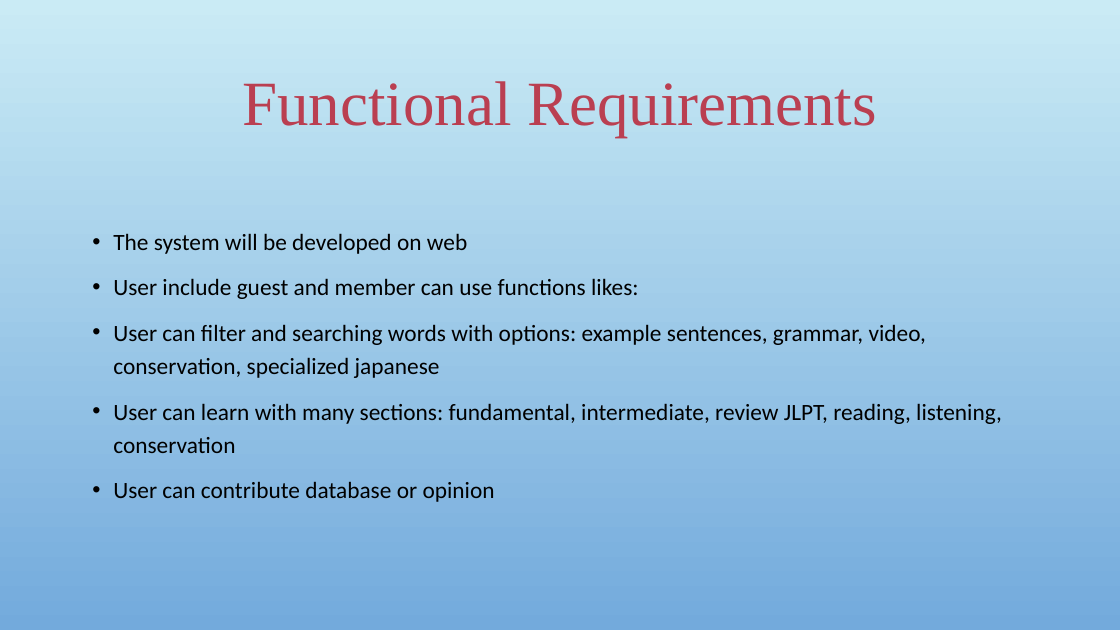
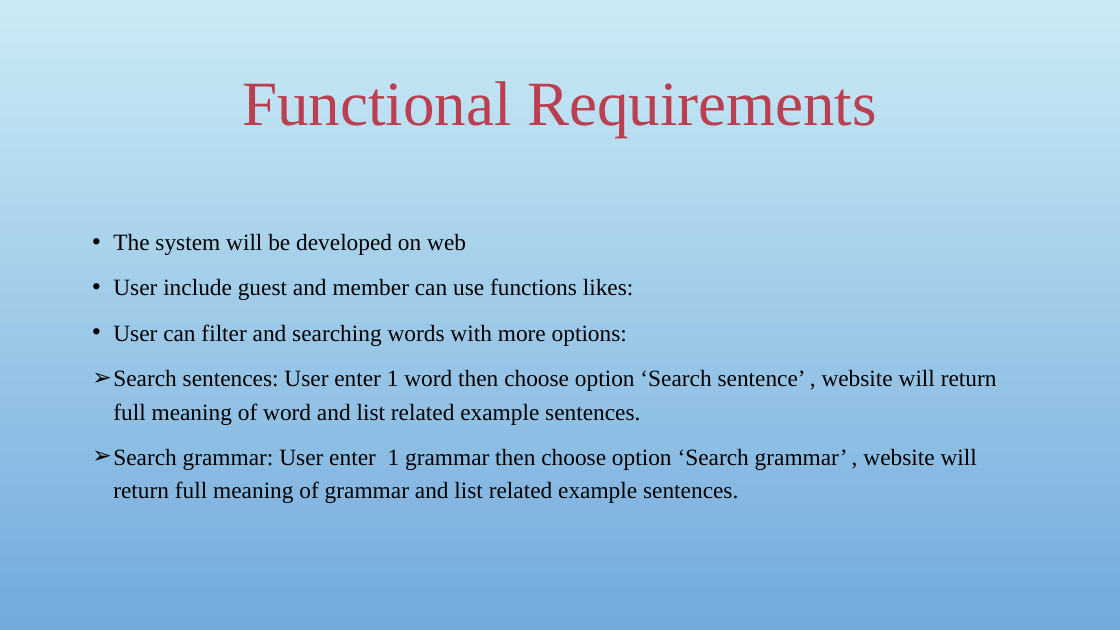
Before and after one commit to sangnvus/japanesedictionary, a slide deck: slide 10 of WIP/Documents/Report 1/UJD_VN_Examination_v1.0_EN/UJD_VN_ProjectOverview_v1.0.pptx. Drawn at 1120x630 pixels with LibreOffice and Linux fonts; fonts in the diff are those of the drawing; background and template pictures are left out. Boxes give left, top, right and bottom in pixels: in the first picture for what was removed or moved away, otherwise in the second. Text is boxed around its words. In the diff, an @@ line names an element or a change of style, - is before the commit and + after.

```diff
--- a/WIP/Documents/Report 1/UJD_VN_Examination_v1.0_EN/UJD_VN_ProjectOverview_v1.0.pptx
+++ b/WIP/Documents/Report 1/UJD_VN_Examination_v1.0_EN/UJD_VN_ProjectOverview_v1.0.pptx
@@ text at box(113, 233, 634, 300): font Calibri to Times New Roman in "The system will be developed on web", "User include guest and member can use ..." @@
@@ text at box(113, 324, 997, 503): text changed; font Calibri to Times New Roman @@
-• User can filter and searching words with options: example sentences, grammar, video, conservation, specialized japanese
-• User can learn with many sections: fundamental, intermediate, review JLPT, reading, listening, conservation
-• User can contribute database or opinion
+• User can filter and searching words with more options:
+➢ Search sentences: User enter 1 word then choose option ‘Search sentence’ , website will return full meaning of word and list related example sentences.
+➢ Search grammar: User enter 1 grammar then choose option ‘Search grammar’ , website will return full meaning of grammar and list related example sentences.
```
Also in this commit, not shown: 7 other slides changed, 2 slides added, 2 slides removed.
